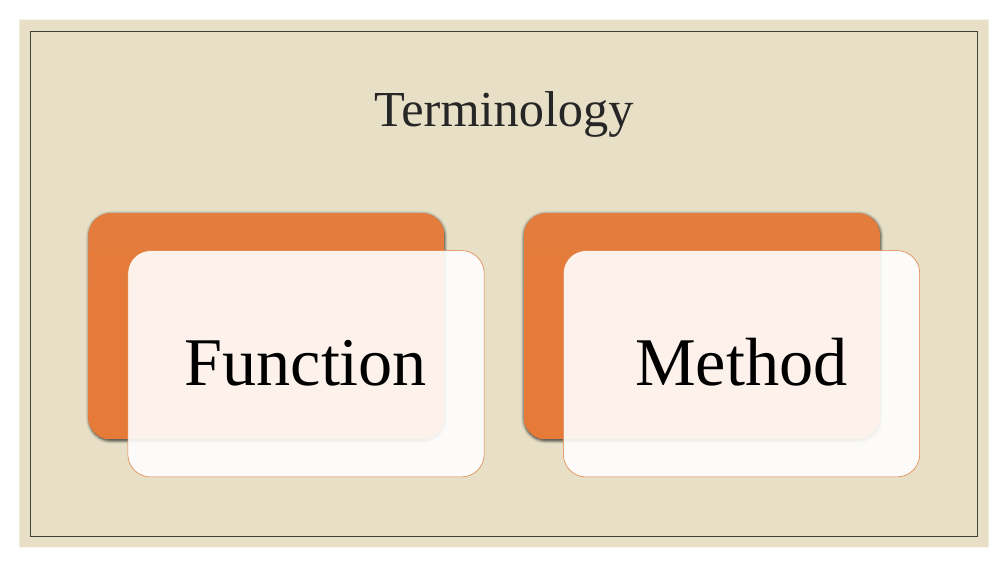
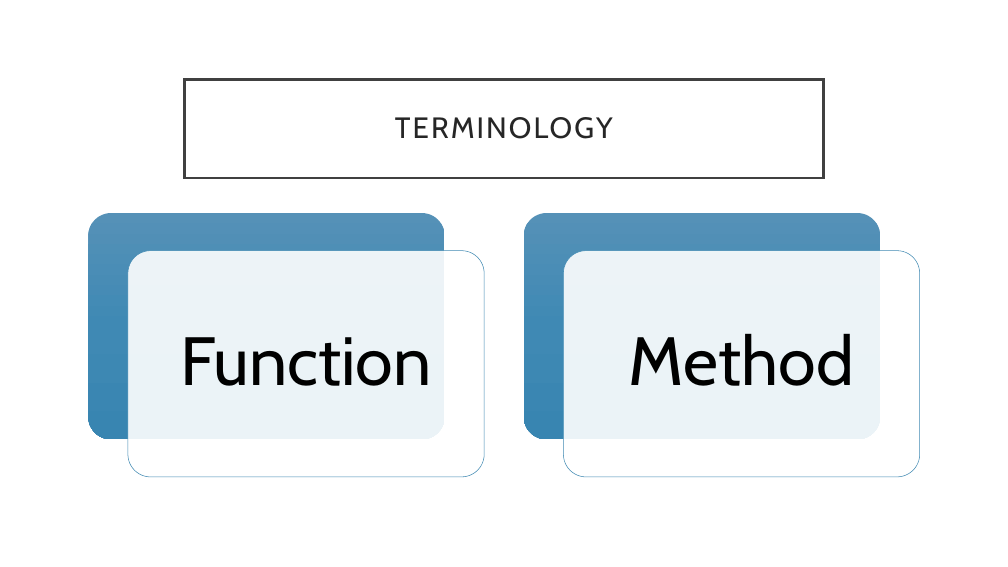
Before and after one commit to rsera/Junior-Knights, a slide deck: slide 2 of Python Day 8 Functions.pptx. Drawn at 1008x567 pixels with LibreOffice and Linux fonts; fonts in the diff are those of the drawing. Boxes give left, top, right and bottom in pixels: in the first picture for what was removed or moved away, otherwise in the second. Text is boxed around its words. In the diff, an @@ line names an element or a change of style, - is before the commit and + after.

```diff
--- a/Python Day 8 Functions.pptx
+++ b/Python Day 8 Functions.pptx
@@ rectangle removed at box(20, 20, 989, 547) @@
@@ rectangle removed at box(31, 31, 978, 536) @@
@@ title "TERMINOLOGY": place and size @@
-title "TERMINOLOGY" at box(374, 91, 633, 136)
+title "TERMINOLOGY" at box(185, 79, 823, 178)
@@ title "TERMINOLOGY" at box(185, 79, 823, 178): fill none to #FFFFFF; outline none to #404040 2.5 pt @@
@@ title at box(395, 117, 613, 139): text changed; size 48 to 28 pt; font Times New Roman to Cabin @@
-Terminology
+TERMINOLOGY
@@ rounded rectangle at box(88, 213, 445, 439): fill gradient #E37C3D to #E67A39 to #E57A38 to gradient #5592B7 to #3F8AB5 to #3986B1; shadow off @@
@@ rounded rectangle at box(524, 213, 880, 439): fill gradient #E37C3D to #E67A39 to #E57A38 to gradient #5592B7 to #3F8AB5 to #3986B1; shadow off @@
@@ rounded rectangle at box(128, 251, 484, 477): outline #E37C3D 0.5 pt to #418AB3 0.5 pt @@
@@ text "Function" at box(180, 337, 431, 386): font Times New Roman to Cabin @@
@@ rounded rectangle at box(563, 251, 920, 477): outline #E37C3D 0.5 pt to #418AB3 0.5 pt @@
@@ text "Method" at box(629, 333, 854, 386): font Times New Roman to Cabin @@
```
Also in this commit, not shown: 19 other slides changed, 2 slides added, 13 other files.
